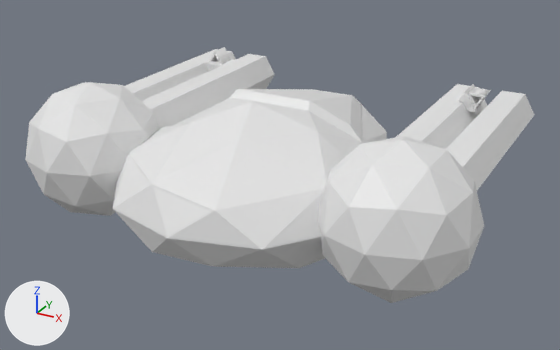
Renders of the FBX model Assets/3D Art/Mechs/Shotgun Mech/Shotgun_Mech.FBX from each side of a commit.
The view is the same before and after, from a 50 mm camera at (-0.0937, -0.1616, 0.1041) aimed at (-0.1852, 0.0048, 0.0209). Arrows for +X, +Y and +Z are at lower left; the lights stay in place. Where no turn or scale is listed for an object, it has been applied to the vertices.

In view in the first picture: 'ship body', 'shotgun barrel', 'shotgun barrel001', 'shotgun barrel002', 'shotgun barrel003', 'sight', 'sight.001', 'stabilizer', 'stabilizer.001'.
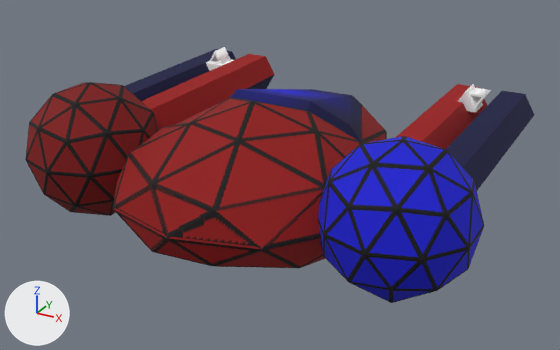
Changed parts and their boxes [x1, y1, x2, y2] in the pictures (560 x 350 px):
'ship body', recoloured, surface changed (white to red): [113, 89, 387, 268] in both
'stabilizer.001', recoloured, surface changed (white to blue): [318, 136, 484, 303] in both
'stabilizer', recoloured, surface changed (white to red): [25, 82, 159, 216] in both
'shotgun barrel001', recoloured (grey to red): [142, 54, 275, 130] in both
'shotgun barrel003', recoloured, surface changed (white to blue): [446, 91, 534, 190] in both
'shotgun barrel002', recoloured (white to red): [395, 84, 487, 149] in both
'shotgun barrel', recoloured, surface changed (white to blue): [125, 49, 236, 101] in both
'sight.001', recoloured, shading changed (grey to white): [458, 84, 491, 112] in both
'sight', recoloured: [206, 47, 234, 71] in both

Diff of the bpy script that builds the scene:
```diff
--- a/Assets/3D Art/Mechs/Shotgun Mech/Shotgun_Mech.FBX.py
+++ b/Assets/3D Art/Mechs/Shotgun Mech/Shotgun_Mech.FBX.py
@@ me_mesh_001 @@
 me_mesh_001.from_pydata(...)  # 279 vertices, 317 faces; spans x -0.0175..0.0175, y -0.0184..0.0184, z -0.0184..0.0184
+# me_mesh_001 part 6: texture (UV) coordinates of 317 of 317 faces, centred in x -0.0174..0.0174, y -0.0169..0.0169, z -0.017..0.017, changed; they spanned u 0.0..0.77, v 0.0..1.0 and now span u 0.02..0.9, v 0.02..0.98
+me_mesh_001.materials.append(mat_material__66)  # picture img_shotgunshoulder2_png
@@ me_mesh @@
 me_mesh.from_pydata(...)  # 317 vertices, 354 faces; spans x -0.0364..0.0376, y -0.0371..0.058, z -0.009..0.0241
+# me_mesh part 1: texture (UV) coordinates of 354 of 354 faces, centred in x -0.0337..0.0345, y -0.0348..0.0552, z -0.009..0.0223, changed; they spanned u -0.2..0.95, v 0.0..1.0 and now span u 0.0..1.0, v 0.0..0.98
+me_mesh.materials.append(mat_material__64)  # picture img_shotgunclasscockpit_png
@@ me_mesh_007 @@
 me_mesh_007.from_pydata(...)  # 124 vertices, 244 faces; spans x -0.0066..0.0066, y 0.0..0.0745, z -0.0057..0.0057
+me_mesh_007.materials.append(mat_material__51)  # picture img_shotgunbarrel2_png
@@ me_mesh_003 @@
 me_mesh_003.from_pydata(...)  # 52 vertices, 100 faces; spans x -0.00324..0.00341, y -0.00647..0.00068, z -0.00704..0.00284
+me_mesh_003.materials.append(mat_material__52)  # white #ffffff
@@ me_mesh_002 @@
 me_mesh_002.from_pydata(...)  # 124 vertices, 244 faces; spans x -0.0066..0.0066, y 0.0..0.0745, z -0.0057..0.0057
+# me_mesh_002 part 4: texture (UV) coordinates of 244 of 244 faces, centred in x -0.0065..0.0065, y 0.0..0.0745, z -0.0057..0.0057, changed; they spanned u 0.0..0.9, v 0.0..1.0 and now span u 0.02..0.92, v 0.02..0.98
+me_mesh_002.materials.append(mat_material__50)  # picture img_shotgunbarrel_png
@@ me_mesh_005 @@
 me_mesh_005.from_pydata(...)  # 52 vertices, 100 faces; spans x -93.0..155.0, y -261.0..105.0, z -29.0..277.0
 # used by ob_sight_001; location = (-0.1445, 0.0475, 0.0379); rotation_euler = (1.571, 0.524, 0.0), in degrees (90, 30, 0); scale = (-0.0000233, 0.0000233, 0.0000233)
+# me_mesh_005 part 5: edges marked sharp go from 20 to 50
+me_mesh_005.materials.append(mat_material__52)  # white #ffffff
@@ me_mesh_006 @@
 me_mesh_006.from_pydata(...)  # 124 vertices, 244 faces; spans x -0.0066..0.0066, y 0.0..0.0745, z -0.0057..0.0057
+me_mesh_006.materials.append(mat_material__51)  # picture img_shotgunbarrel2_png
@@ me_mesh_004 @@
 me_mesh_004.from_pydata(...)  # 279 vertices, 317 faces; spans x -495.0..495.0, y -521.0..521.0, z -521.0..521.0
 # used by ob_stabilizer_001; location = (-0.1443, -0.0162, 0.0273); scale = (-0.0000353, 0.0000353, 0.0000353)
+# me_mesh_004 part 3: texture (UV) coordinates of 317 of 317 faces, centred in x -494.0..494.0, y -480.0..480.0, z -481.0..481.0, changed; they spanned u -0.2..0.95, v 0.0..1.0 and now span u 0.02..0.9, v 0.02..0.98
+me_mesh_004.materials.append(mat_material__65)  # picture img_shotgunshoulder_png
@@ me_mesh_008 @@
 me_mesh_008.from_pydata(...)  # 124 vertices, 244 faces; spans x -0.0066..0.0066, y 0.0..0.0745, z -0.0057..0.0057
+# me_mesh_008 part 2: texture (UV) coordinates of 244 of 244 faces, centred in x -0.0065..0.0065, y 0.0..0.0745, z -0.0057..0.0057, changed; they spanned u 0.0..0.9, v 0.0..1.0 and now span u 0.02..0.92, v 0.02..0.98
+me_mesh_008.materials.append(mat_material__50)  # picture img_shotgunbarrel_png
```
